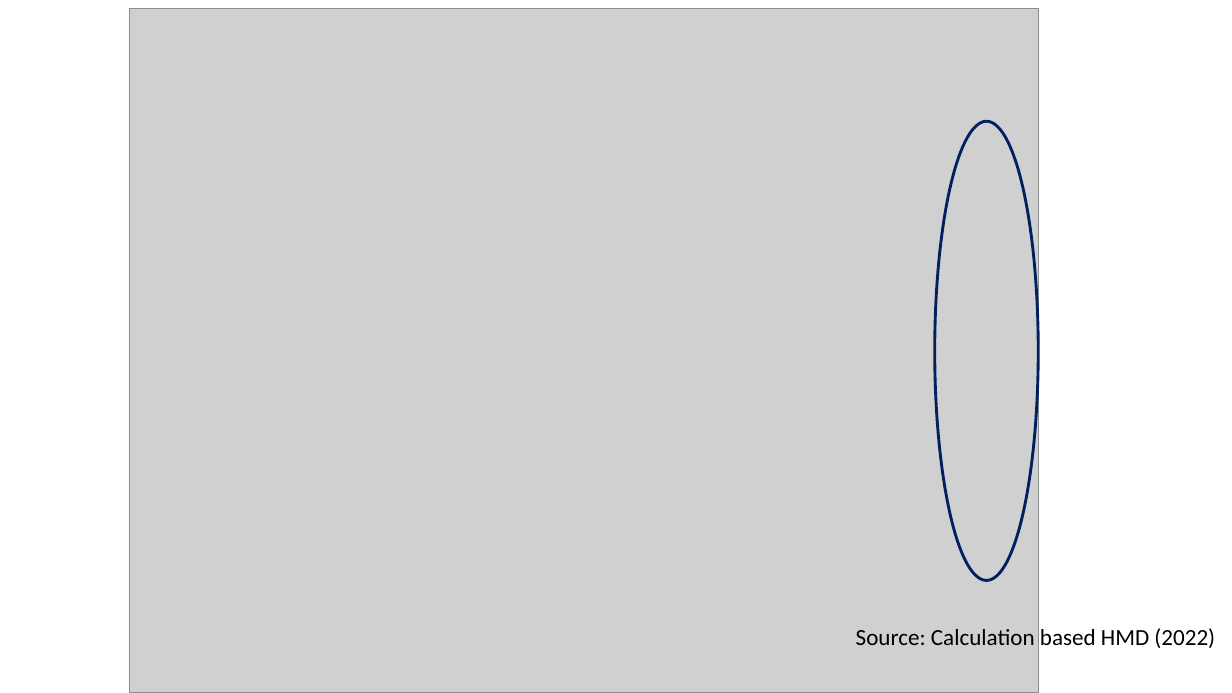
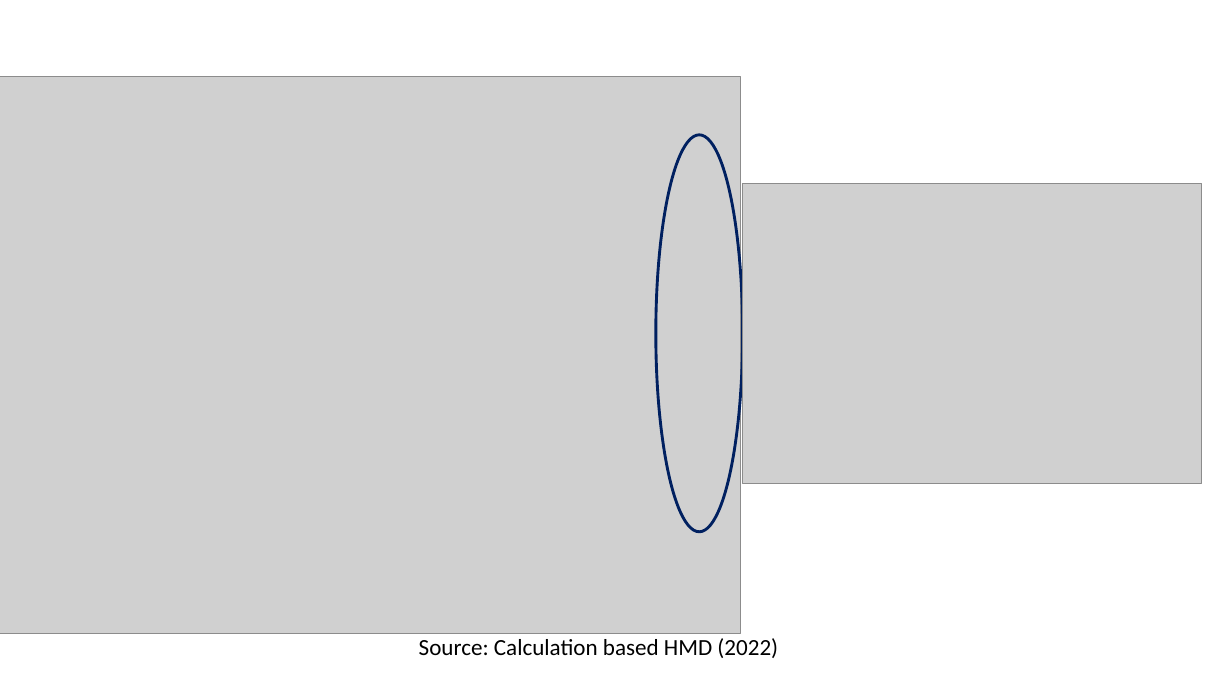
Before and after one commit to WenSu221/Gompertz_Decomp, a slide deck: slide 5 of What Changes in Life expectancy reveals about US.pptx. Drawn at 1232x693 pixels with LibreOffice and Linux fonts; fonts in the diff are those of the drawing; grey boxes stand for pictures. Boxes give left, top, right and bottom in pixels: in the first picture for what was removed or moved away, otherwise in the second. Text is boxed around its words. In the diff, an @@ line names an element or a change of style, - is before the commit and + after.

```diff
--- a/What Changes in Life expectancy reveals about US.pptx
+++ b/What Changes in Life expectancy reveals about US.pptx
@@ picture: place and size @@
-picture at [129, 8, 1039, 693]
+picture at [0, 76, 740, 633]
@@ ellipse: place and size @@
-ellipse at [935, 121, 1039, 580]
+ellipse at [656, 135, 743, 532]
@@ picture added at [743, 184, 1202, 483] @@
@@ text "Source: Calculation based HMD (2022)": place and size @@
-text "Source: Calculation based HMD (2022)" at [856, 628, 1215, 648]
+text "Source: Calculation based HMD (2022)" at [419, 638, 778, 658]
```
Also in this commit, not shown: 2 other slides changed, 1 other file.
